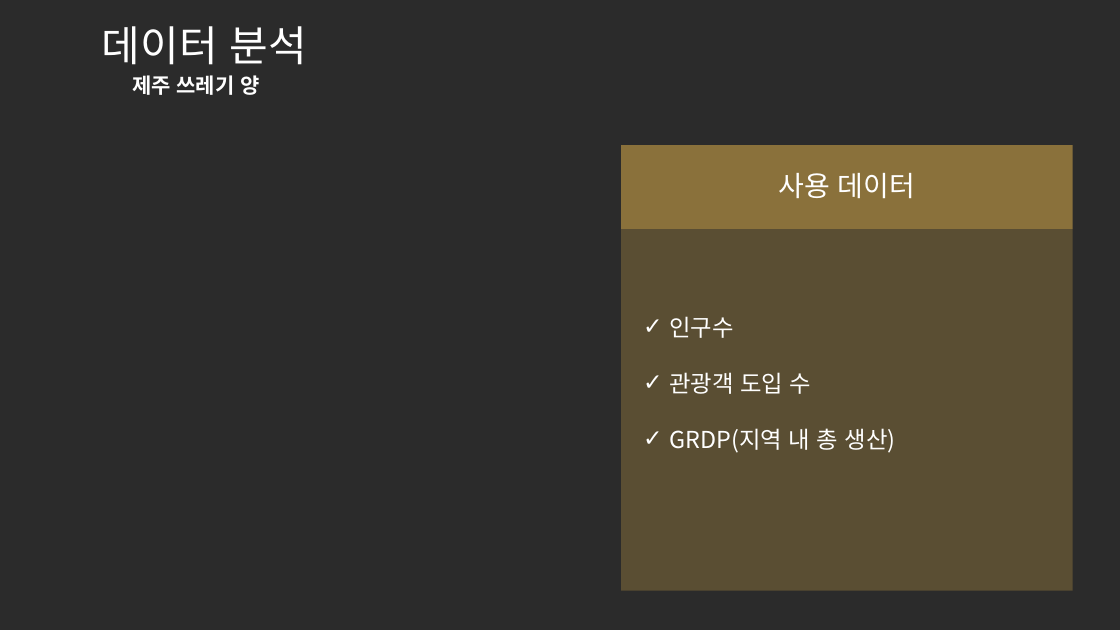
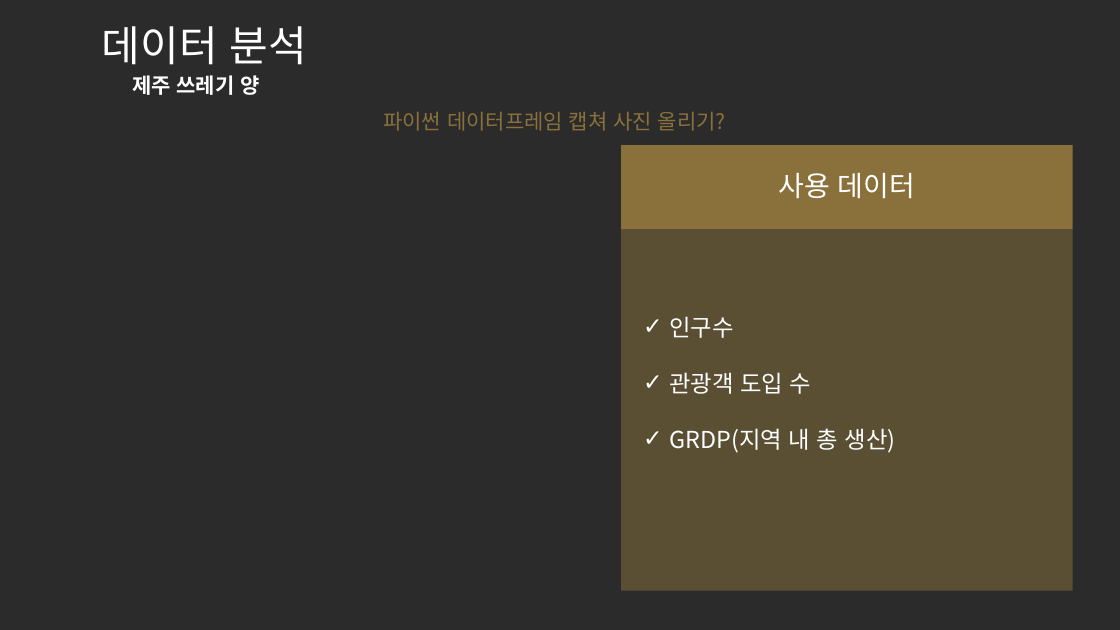
Before and after one commit to so-jeong0127/Python-Project, a slide deck: slide 6 of 3조_1차_재활용도움센터 위치 선정.pptx. Drawn at 1120x630 pixels with LibreOffice and Linux fonts; fonts in the diff are those of the drawing; background and template pictures are left out; a plain dark background stands for a picture behind light text. Boxes give left, top, right and bottom in pixels: in the first picture for what was removed or moved away, otherwise in the second. Text is boxed around its words. In the diff, an @@ line names an element or a change of style, - is before the commit and + after.

```diff
--- a/3조_1차_재활용도움센터 위치 선정.pptx
+++ b/3조_1차_재활용도움센터 위치 선정.pptx
@@ text added at (x1=383, y1=112, x2=726, y2=131), 18 pt, text #8A713B @@
+파이썬 데이터프레임 캡쳐 사진 올리기?
```
Also in this commit, not shown: 5 other slides changed, 1 other file.
